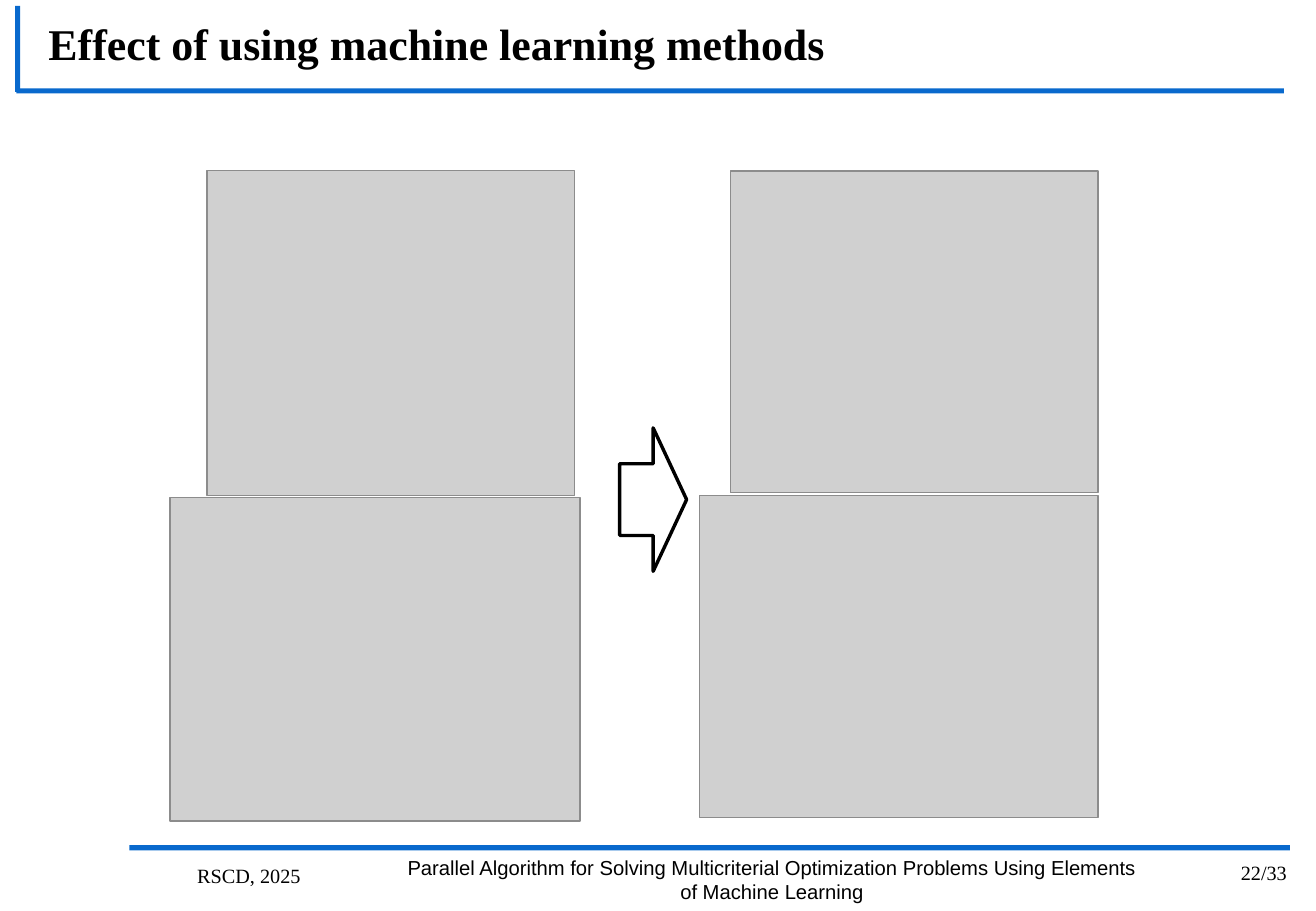
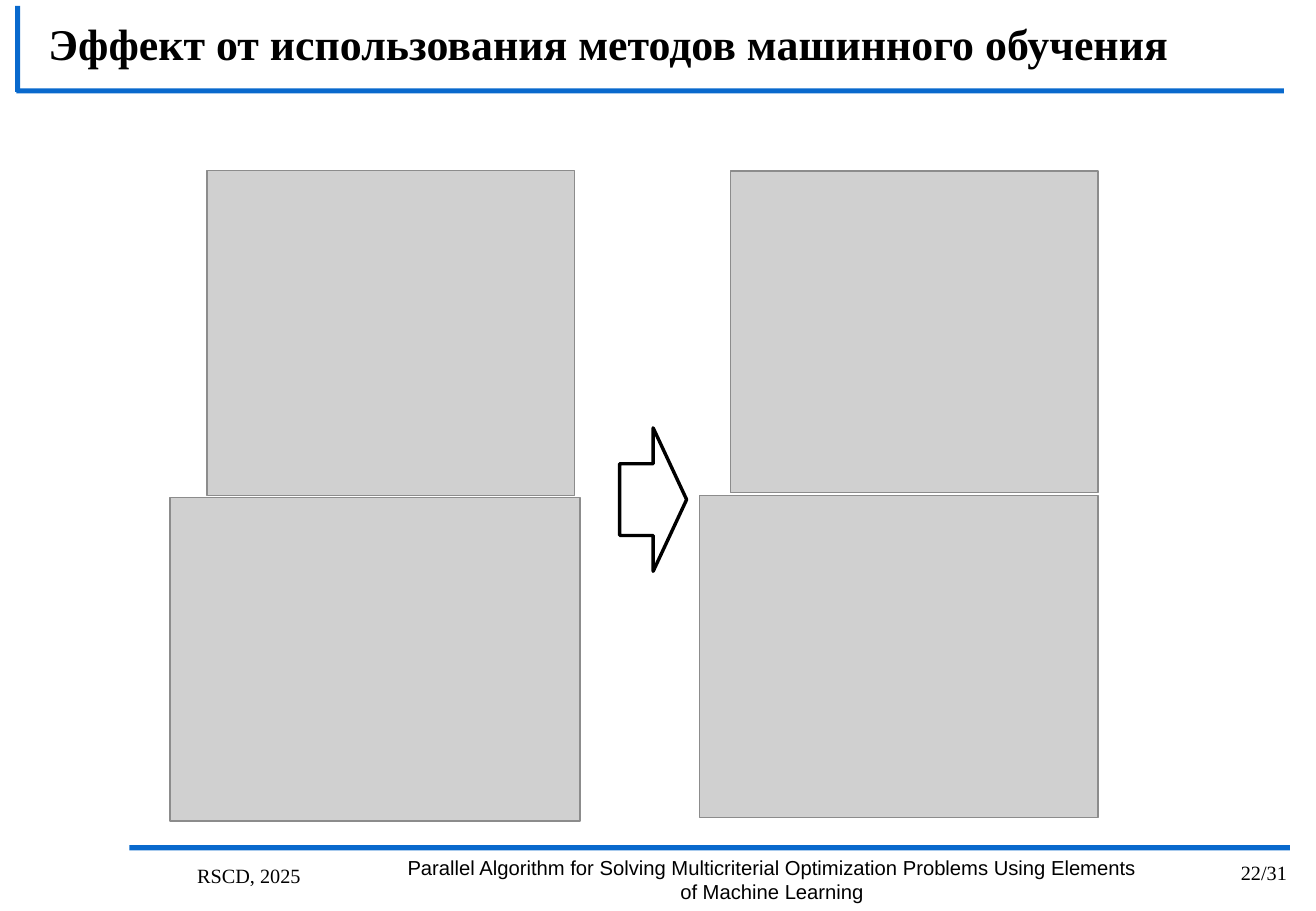
Before and after one commit to kabarkalov/GlobOptPapers, a slide deck: slide 22 of 2025/RSCD_MCO/RSCD25.pptx. Drawn at 1316x911 pixels with LibreOffice and Linux fonts; fonts in the diff are those of the drawing; grey boxes stand for pictures; background and template pictures are left out. Boxes give left, top, right and bottom in pixels: in the first picture for what was removed or moved away, otherwise in the second. Text is boxed around its words. In the diff, an @@ line names an element or a change of style, - is before the commit and + after.

```diff
--- a/2025/RSCD_MCO/RSCD25.pptx
+++ b/2025/RSCD_MCO/RSCD25.pptx
@@ title at [48, 28, 1168, 70]: text changed @@
-Effect of using machine learning methods
+Эффект от использования методов машинного обучения
@@ page number at [1241, 866, 1287, 881]: text changed @@
-22/33
+22/31
```
Also in this commit, not shown: 16 other slides changed, 1 slide added, 6 slides removed.
